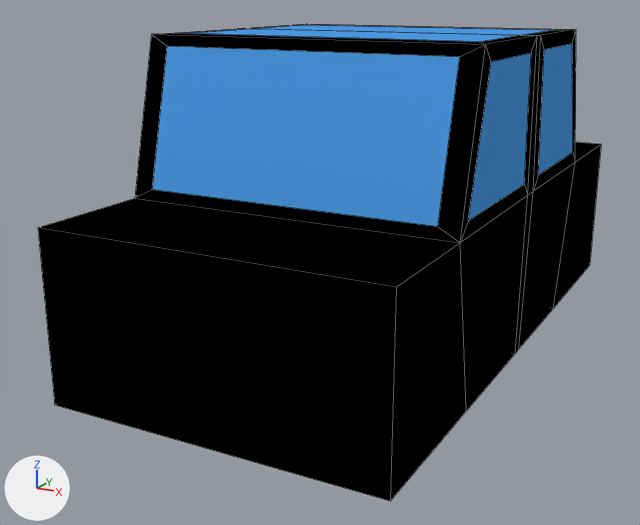
Two versions of the Blender file models/reto/carrito1.blend, one commit apart.
One viewpoint serves both versions: a camera (50 mm lens) standing at (5.55, -4.78, 3.51) and looking at (1.57, 2.58, 0.93). Every picture has the same lights, and +X, +Y and +Z are marked at lower left. Mesh edges are drawn as thin lines.

Script lines for the objects in view, before the commit:
```python
mat_metal = diffuse_material('metal')
mat_metal.base_color = (0.0, 0.0, 0.0)  # black #000000
me_cube_001 = bpy.data.meshes.new('Cube.001')
me_cube_001.from_pydata(...)  # 64 vertices, 62 faces; spans x -1.0..1.0, y -1.0..1.0, z -1.0..2.84
# faces by material slot: [53, 9]
me_cube_001.materials.append(mat_metal)  # black #000000
me_cube_001.materials.append(mat_ventanas)  # blue #4f9de7
# before: 16 (0.9, 0.31, 2.84) at pixel (552, 30), 17 (0.9, -0.4, 2.84) at pixel (479, 41), 18 (-0.9, -0.4, 2.84) at pixel (187, 33), 19 (-0.9, 0.31, 2.84) at pixel (304, 25), 38 (0.9, -0.05, 2.84) at pixel (518, 35)
# before: 39 (-0.9, -0.05, 2.84) at pixel (250, 28), 43 (-0.9, -0.03, 2.84) at pixel (254, 28), 47 (0.9, -0.03, 2.84) at pixel (521, 35), 50 (-1.0, -0.01, 2.84) at pixel (243, 28), 51 (-1.0, 0.41, 2.84) at pixel (306, 23)
# before: 52 (-1.0, -0.5, 2.84) at pixel (151, 34), 55 (-1.0, -0.05, 2.84) at pixel (237, 28), 58 (1.0, -0.05, 2.84) at pixel (537, 35), 59 (1.0, -0.5, 2.84) at pixel (485, 44), 61 (1.0, 0.41, 2.84) at pixel (576, 29)
# before: 63 (1.0, -0.01, 2.84) at pixel (540, 35)
ob_cube_001 = bpy.data.objects.new('Cube.001', me_cube_001)
ob_cube_001.location = (2.0, 3.0, 1.0)
ob_cube_001.scale = (1.5, 3.0, 0.75)
```
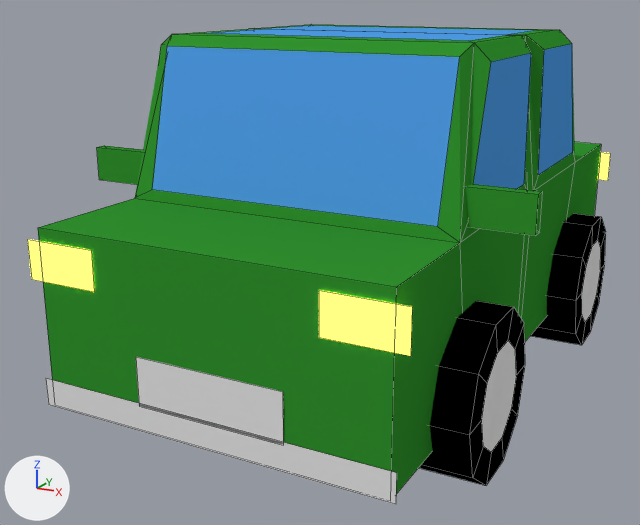
Commit message: carrito 1

Where the change shows, as pixel boxes (x1, y1, x2, y2) in the pictures (640 x 525 px; the box of a moved part takes in the faces that stretch with it):
'Cube.001', recoloured, reshaped (black to green): before (38, 24, 601, 501); after (28, 25, 610, 504)
part 1 of me_cube_001, moved or reshaped: before (135, 24, 576, 242); after (135, 25, 575, 242)
part 2 of me_cube_001, added: after (28, 146, 610, 504)

Patch to the scene script:
```diff
--- a/models/reto/carrito1.blend.py
+++ b/models/reto/carrito1.blend.py
@@ mat_metal @@
 mat_metal = diffuse_material('metal')
-mat_metal.base_color = (0.0, 0.0, 0.0)  # black #000000
+mat_metal.base_color = (0.0319, 0.288, 0.0282)  # green #32922f
@@ mat_material @@
+mat_material = diffuse_material('Material')
+mat_material.base_color = (0.0, 0.0, 0.0)  # black #000000
@@ mat_material_001 @@
+mat_material_001 = emission_material('Material.001')
+mat_material_001.base_color = (1.0, 0.788, 0.0469)  # yellow #ffe63d
+mat_material_001.strength = 5.0
@@ mat_metalnormal @@
+mat_metalnormal = principled_material('metalNormal')
+mat_metalnormal.base_color = (0.8, 0.8, 0.8)  # white #e7e7e7
@@ me_cube_001 @@
 # used by ob_cube_001; location = (2.0, 3.0, 1.0); scale = (1.5, 3.0, 0.75)
 # verts and faces of me_cube_001; kept vertices keep their numbers, new ones are numbered from 64
-me_cube_001.from_pydata(...)  # 64 vertices, 62 faces; spans x -1.0..1.0, y -1.0..1.0, z -1.0..2.84
+me_cube_001.from_pydata(...)  # 260 vertices, 198 faces; spans x -1.35..1.34, y -1.0..1.0, z -1.55..2.84
+# me_cube_001 part 1
+verts[16] = (0.82, 0.28, 2.84)  # moved, pixel (537, 30)
+verts[17] = (0.82, -0.37, 2.84)  # moved, pixel (468, 40)
+verts[18] = (-0.82, -0.37, 2.84)  # moved, pixel (204, 33)
+verts[19] = (-0.82, 0.28, 2.84)  # moved, pixel (310, 25)
+verts[38] = (0.82, -0.05, 2.84)  # moved, pixel (505, 35)
+verts[47] = (0.82, -0.03, 2.84)  # moved, pixel (507, 34)
+verts[39] = (-0.82, -0.05, 2.84)  # moved, pixel (260, 29)
+verts[43] = (-0.82, -0.03, 2.84)  # moved, pixel (264, 28)
+verts[50] = (-0.91, -0.02, 2.84)  # moved, pixel (254, 28)
+verts[51] = (-0.91, 0.37, 2.84)  # moved, pixel (311, 24)
+verts[52] = (-0.91, -0.46, 2.84)  # moved, pixel (171, 34)
+verts[55] = (-0.91, -0.05, 2.84)  # moved, pixel (248, 28)
+verts[58] = (0.91, -0.05, 2.84)  # moved, pixel (522, 35)
+verts[59] = (0.91, -0.46, 2.84)  # moved, pixel (474, 42)
+verts[61] = (0.91, 0.37, 2.84)  # moved, pixel (559, 29)
+verts[63] = (0.91, -0.02, 2.84)  # moved, pixel (525, 34)
+# me_cube_001 part 2
+# 129 vertices are added at x -1.35..1.28, y -1.0..1.0, z -1.55..1.51
+# 48 new vertices lie (0.4, 0.0, 0.0) away from vertices in x -1.35..0.94, y -0.77..0.77, z -1.55..1.51
+# 5 new vertices lie (0.0, 0.03, -0.35) away from vertices in x -1.2..1.2, y -0.61..0.38, z -0.67..0.22
+# 6 new vertices lie (0.0, 0.03, 0.35) away from vertices in x -1.2..1.2, y -0.69..0.66, z -1.55..-0.67
+# 8 new vertices lie (0.0, 0.0, 0.43) away from vertices in x -1.07..1.08, y -1.0..1.0, z 0.43
+# 8 new faces join them, mat_metalnormal (white #e7e7e7)
+# 4 new faces join them, mat_material_001 (yellow #ffe63d)
+# 104 new faces join them, mat_material (black #000000)
+# 18 new faces join them, mat_metal (green #32922f)
+# 2 new faces join them, mat_ventanas (blue #4f9de7)
 me_cube_001.materials.append(mat_metal)
 me_cube_001.materials.append(mat_ventanas)
+me_cube_001.materials.append(mat_metalnormal)  # white #e7e7e7
+me_cube_001.materials.append(mat_material_001)  # yellow #ffe63d
+me_cube_001.materials.append(mat_material)  # black #000000
```
